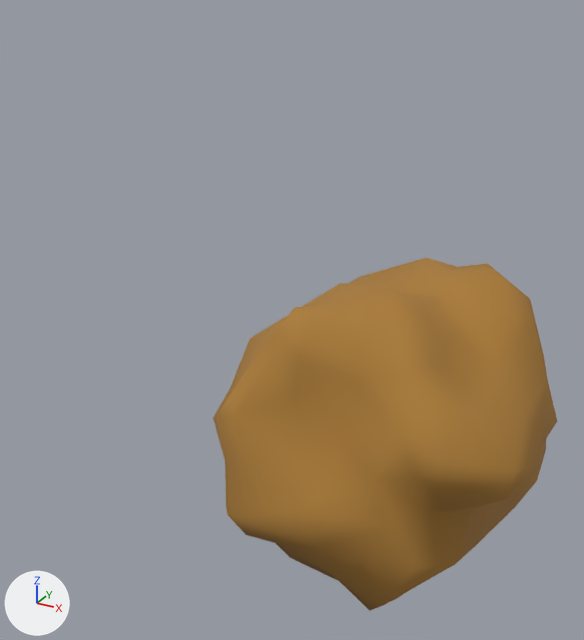
Two versions of the COLLADA model geometries/Mgenitalium_yihN_3hfx_0_1_0.dae, one commit apart.
Both versions are drawn from a camera (50 mm lens) standing at (0.767, -1.336, 0.698) and looking at (0.02, 0.023, 0.018). The lights are fixed; the arrows at lower left show +X, +Y and +Z. Where no turn or scale is listed for an object, it has been applied to the vertices.

Objects in the first picture: 'CoarseMS_3hfx'.
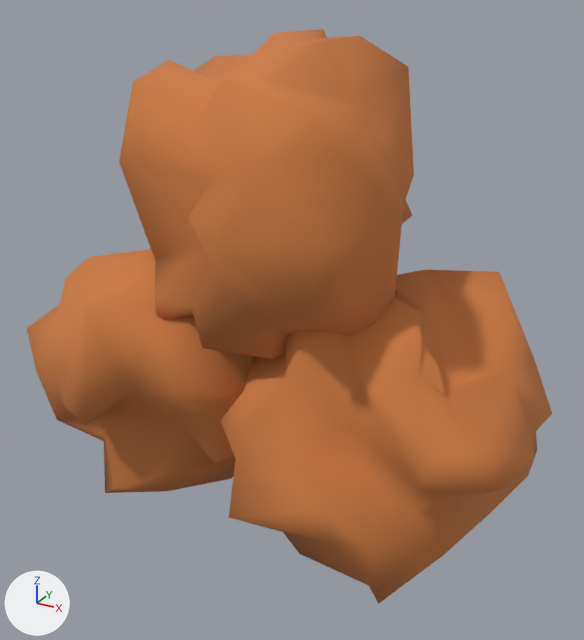
What differs and where, as boxes [x1, y1, x2, y2] in the pictures (584 x 640 px):
'CoarseMS_3hfx', recoloured, reshaped: before [213, 258, 557, 610]; after [220, 270, 552, 604]
'_3hfxBCMS', added (orange): after [119, 29, 414, 359]
'_3hfxNCMS', added (orange): after [27, 249, 252, 493]

The change in detail:
Material 'Mgenitalium_yihN_3hfx_0_1_0_mat' (mat_mgenitalium_yihn_3hfx_0_1_0_mat) changes colour from brown #ac7d36 to orange #ce7c42; in linear values from (0.411, 0.204, 0.0368) to (0.614, 0.203, 0.0549).
me_coarsems_3hfx is used by ob_coarsems_3hfx; location (0.0, 0.0, 0.0).
me_coarsems_3hfx had 157 vertices, 310 faces and spanned x -0.077..0.568, y -0.321..0.394, z -0.458..0.149.
me_coarsems_3hfx now has 96 vertices, 188 faces and spans x -0.061..0.559, y -0.305..0.383, z -0.454..0.138.
me_coarsems_3hfx part 1: the whole mesh is rebuilt.
Mesh me_3hfxncms is new.
It has 94 vertices, 184 faces and spans x -0.554..0.044, y -0.306..0.383, z -0.444..0.172.
It uses material mat_mgenitalium_yihn_3hfx_0_1_0_mat (orange #ce7c42).
Mesh me_3hfxbcms is new.
It has 93 vertices, 182 faces and spans x -0.319..0.309, y -0.312..0.383, z -0.014..0.579.
It uses material mat_mgenitalium_yihn_3hfx_0_1_0_mat (orange #ce7c42).
Object '_3hfxNCMS' (ob_3hfxncms) is new; it shows me_3hfxncms.
Its location is (0.0, 0.0, 0.0).
Object '_3hfxBCMS' (ob_3hfxbcms) is new; it shows me_3hfxbcms.
Its location is (0.0, 0.0, 0.0).
